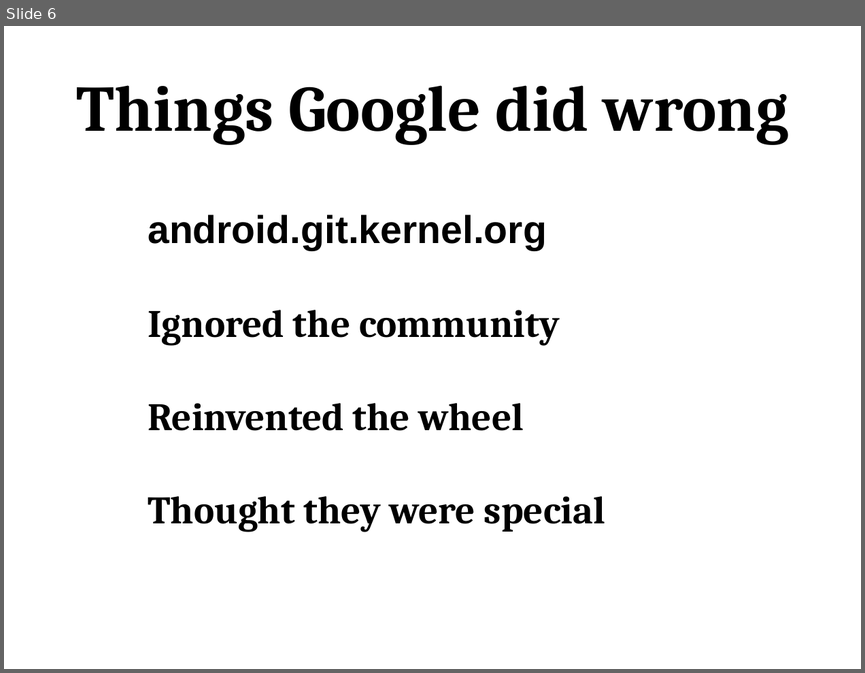
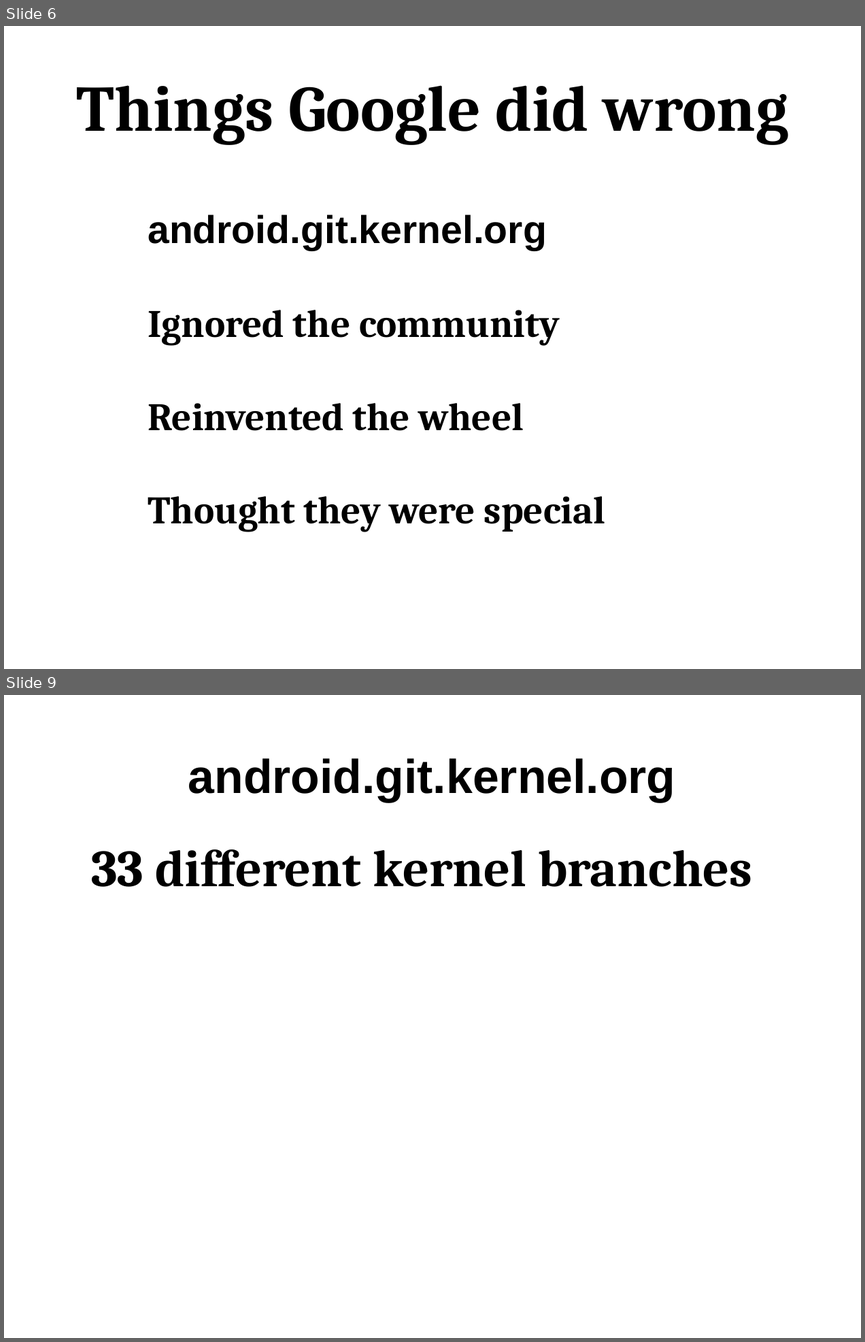
Before and after one commit to gregkh/android-presentation, a slide deck: android-kernel.odp. Shown one above the other, each under a label of ours: slide 6 before the commit, slides 6 and 9 after it; the slides between them are not shown. The pictures are 865x673 and 865x1342 pixels, drawn with LibreOffice and Linux fonts; fonts in the diff are those of the drawing. Boxes give left, top, right and bottom in pixels: in the first picture for what was removed or moved away, otherwise in the second. Text is boxed around its words. In the diff, an @@ line names an element or a change of style, - is before the commit and + after.

```diff
--- a/android-kernel.odp
+++ b/android-kernel.odp
@@ slide 9 added at (4,695,861,1338), background #FFFFFF @@
@@ title added at (188,758,676,802), 44 pt, text #000000, bold @@
+android.git.kernel.org
@@ text added at (91,849,752,887), 48 pt, text #000000, bold @@
+33 different kernel branches
```
Also in this commit, not shown: 9 other slides added, 2 other files.
